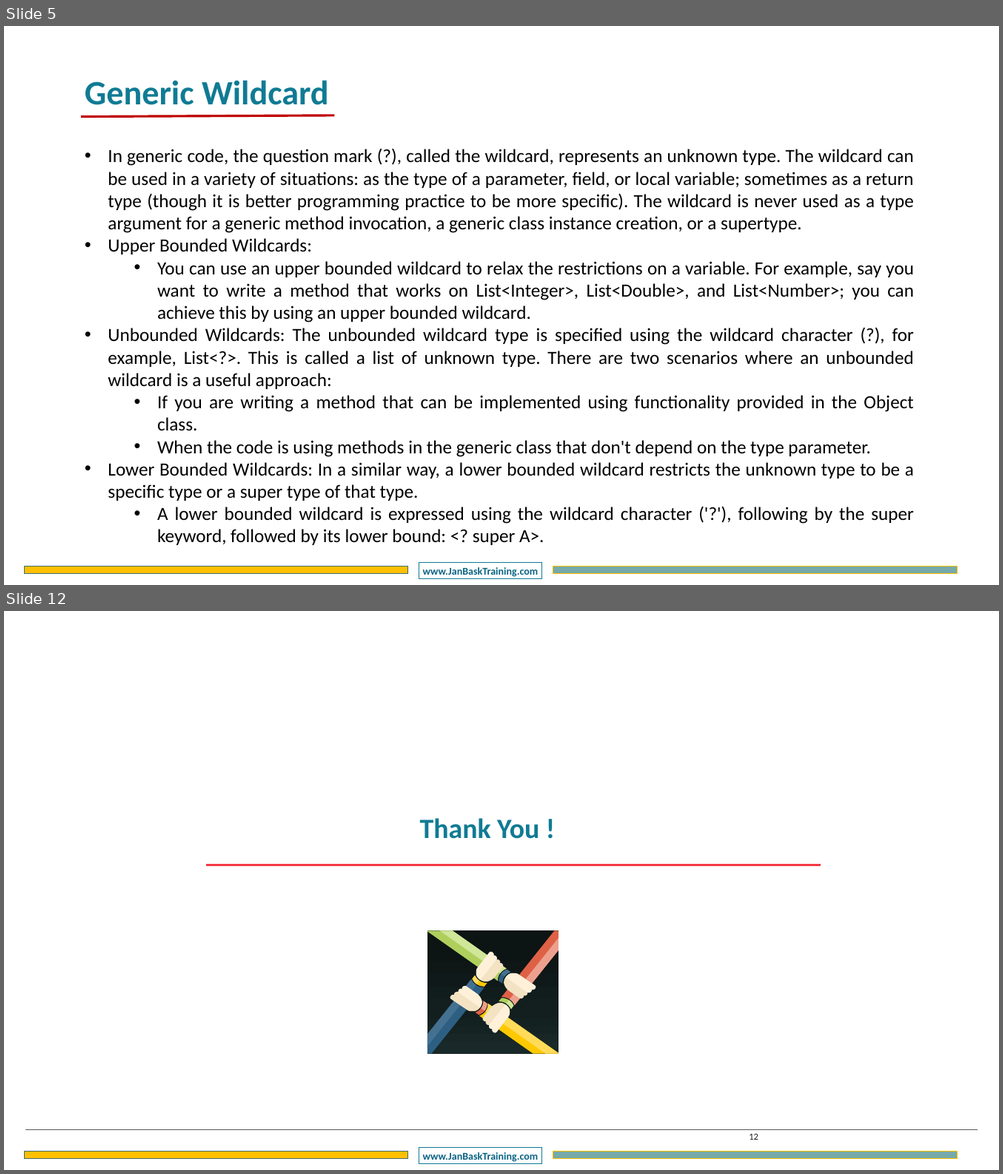
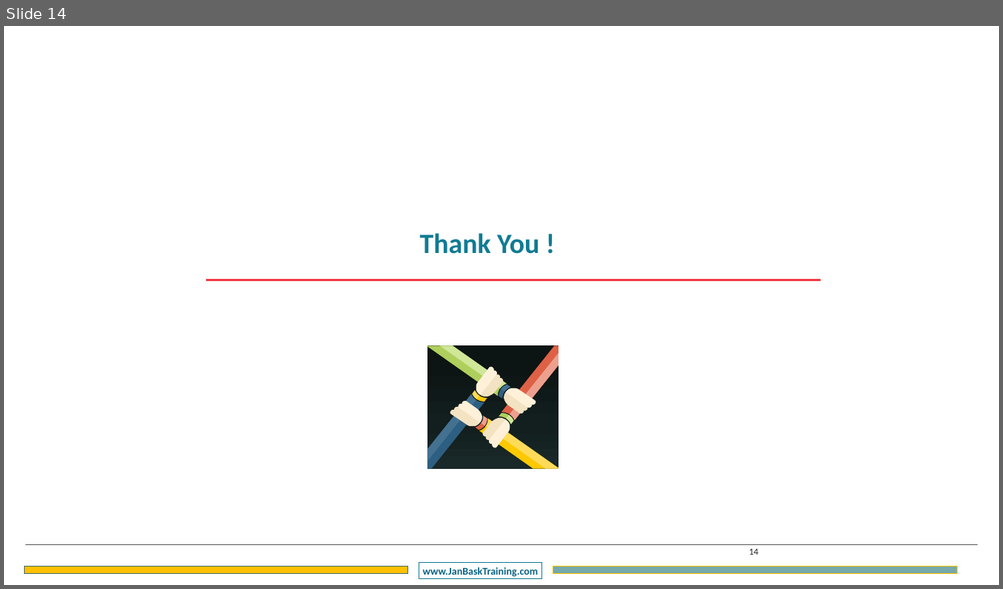
Before and after one commit to CompleteJavaTraining/J2EE, a slide deck: slides/HIBERNATE/HIBERNATE - Chapter5.pptx. Shown one above the other, each under a label of ours: slides 5 and 12 before the commit, slide 14 after it; the slides between them are not shown. The pictures are 1003x1174 and 1003x589 pixels, drawn with LibreOffice and Linux fonts; fonts in the diff are those of the drawing; background and template pictures are left out. Boxes give left, top, right and bottom in pixels: in the first picture for what was removed or moved away, otherwise in the second. Text is boxed around its words. In the diff, an @@ line names an element or a change of style, - is before the commit and + after.

```diff
--- a/slides/HIBERNATE/HIBERNATE - Chapter5.pptx
+++ b/slides/HIBERNATE/HIBERNATE - Chapter5.pptx
@@ slide 5 removed at (4, 26, 999, 585), background #FFFFFF; not listed: 3 template elements that a slide beside it also shows @@
@@ text removed at (85, 80, 329, 105) @@
-Generic Wildcard
@@ line removed from (81, 116) to (334, 116) @@
@@ text removed at (108, 149, 913, 545) @@
-• In generic code, the question mark (?), called the wildcard, represents an unknown type. The wildcard can be used in a variety of situations: as the type of a parameter, field, or local variable; sometimes as a return type (though it is better programming practice to be more specific). The wildcard is never used as a type argument for a generic method invocation, a generic class instance creation, or a supertype.
-• Upper Bounded Wildcards:
-  • You can use an upper bounded wildcard to relax the restrictions on a variable. For example, say you want to write a method that works on List<Integer>, List<Double>, and List<Number>; you can achieve this by using an upper bounded wildcard.
-• Unbounded Wildcards: The unbounded wildcard type is specified using the wildcard character (?), for example, List<?>. This is called a list of unknown type. There are two scenarios where an unbounded wildcard is a useful approach:
-  • If you are writing a method that can be implemented using functionality provided in the Object class.
-  • When the code is using methods in the generic class that don't depend on the type parameter.
-• Lower Bounded Wildcards: In a similar way, a lower bounded wildcard restricts the unknown type to be a specific type or a super type of that type.
-  • A lower bounded wildcard is expressed using the wildcard character ('?'), following by the super keyword, followed by its lower bound: <? super A>.
@@ what was slide 12 is now slide 14 @@
@@ page number at (748, 549, 758, 555): text changed @@
-12
+14
```
Also in this commit, not shown: 2 slides changed, 11 slides added, 8 other slides removed.
